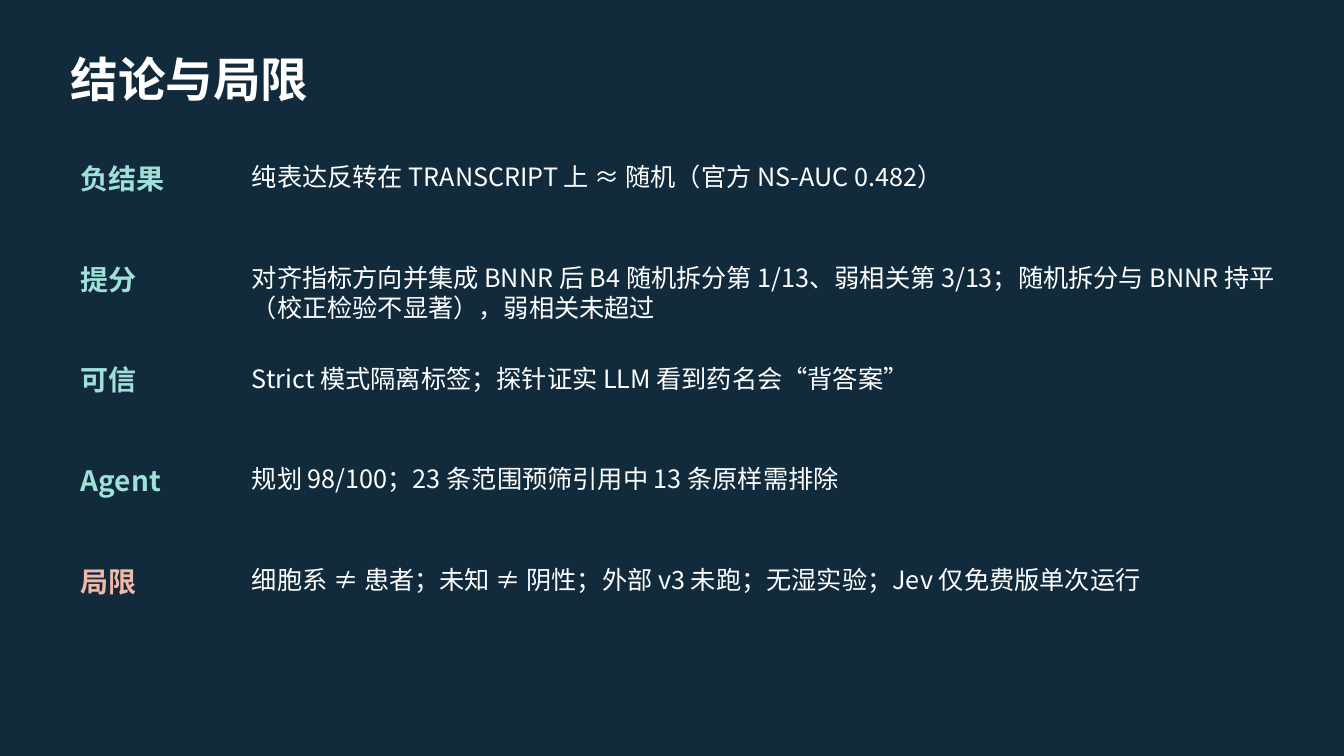
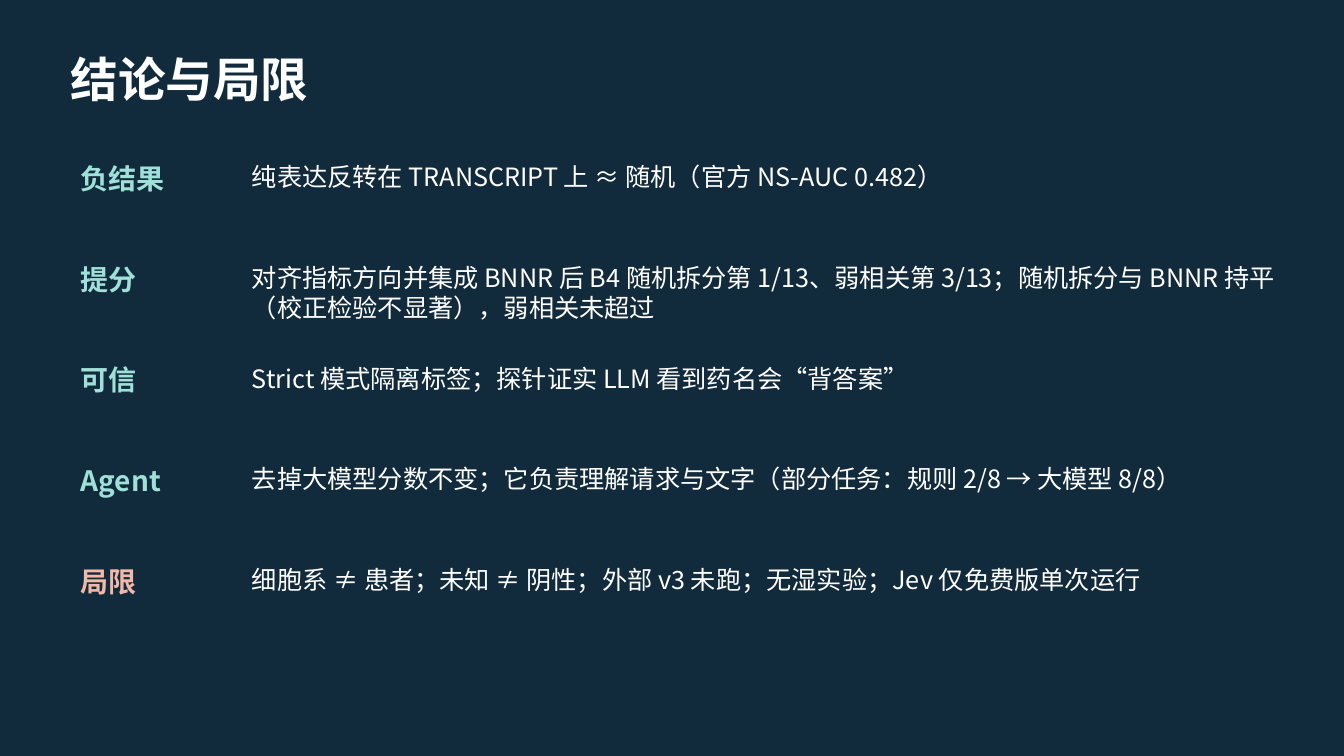
Before and after one commit to cw-jlu/Drug-Repurposing-Agent, a slide deck: slide 12 of deliverables/药物重定位Agent_答辩稿_v7.pptx. Drawn at 1344x756 pixels with LibreOffice and Linux fonts; fonts in the diff are those of the drawing. Boxes give left, top, right and bottom in pixels: in the first picture for what was removed or moved away, otherwise in the second. Text is boxed around its words. In the diff, an @@ line names an element or a change of style, - is before the commit and + after.

```diff
--- a/deliverables/药物重定位Agent_答辩稿_v7.pptx
+++ b/deliverables/药物重定位Agent_答辩稿_v7.pptx
@@ text at <box>252,466,1182,493</box>: text changed @@
-规划 98/100；23 条范围预筛引用中 13 条原样需排除
+去掉大模型分数不变；它负责理解请求与文字（部分任务：规则 2/8 → 大模型 8/8）
```
Also in this commit, not shown: 4 other files.
